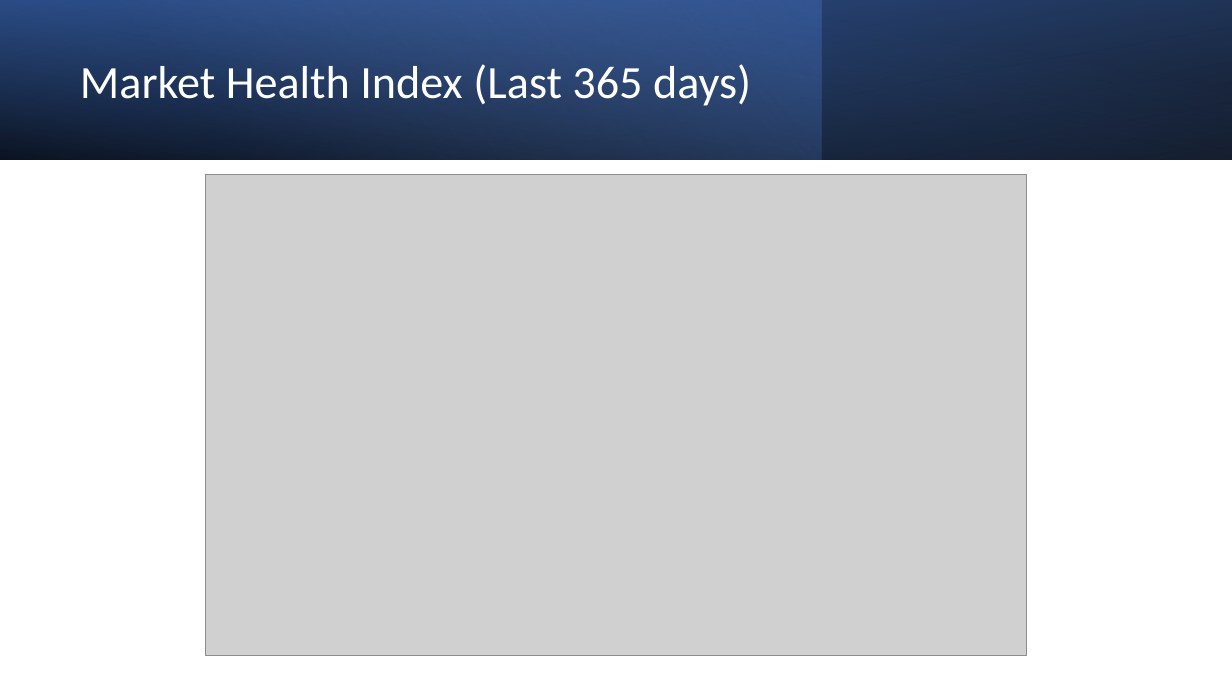
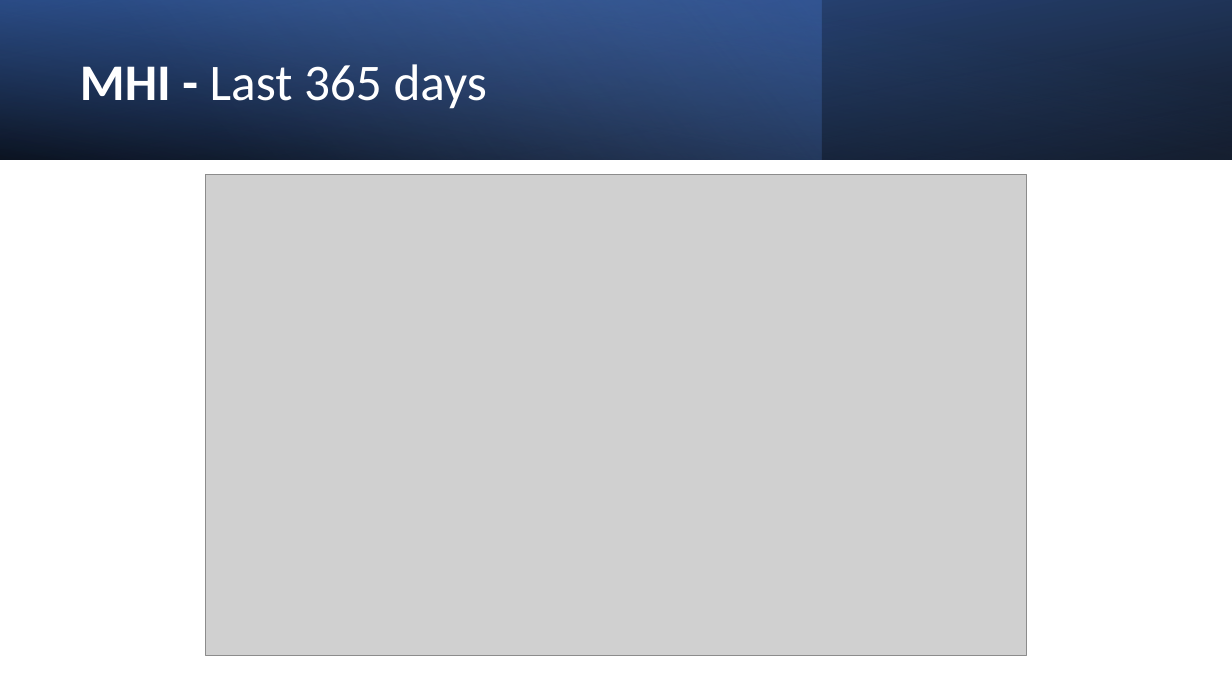
Before and after one commit to MarkovMarkowitz/MarkovMarkowitz, a slide deck: slide 2 of INVESTOR PRESENTATIONS/Investor Presentation v1.pptx (slide 3 before the commit). Drawn at 1232x693 pixels with LibreOffice and Linux fonts; fonts in the diff are those of the drawing; grey boxes stand for pictures. Boxes give left, top, right and bottom in pixels: in the first picture for what was removed or moved away, otherwise in the second. Text is boxed around its words. In the diff, an @@ line names an element or a change of style, - is before the commit and + after.

```diff
--- a/INVESTOR PRESENTATIONS/Investor Presentation v1.pptx
+++ b/INVESTOR PRESENTATIONS/Investor Presentation v1.pptx
@@ title at [80, 64, 487, 109]: text changed; size 36 to 40 pt @@
-Market Health Index (Last 365 days)
+MHI - Last 365 days
```
Also in this commit, not shown: 2 other slides changed, 1 slide removed, 3 other files.
